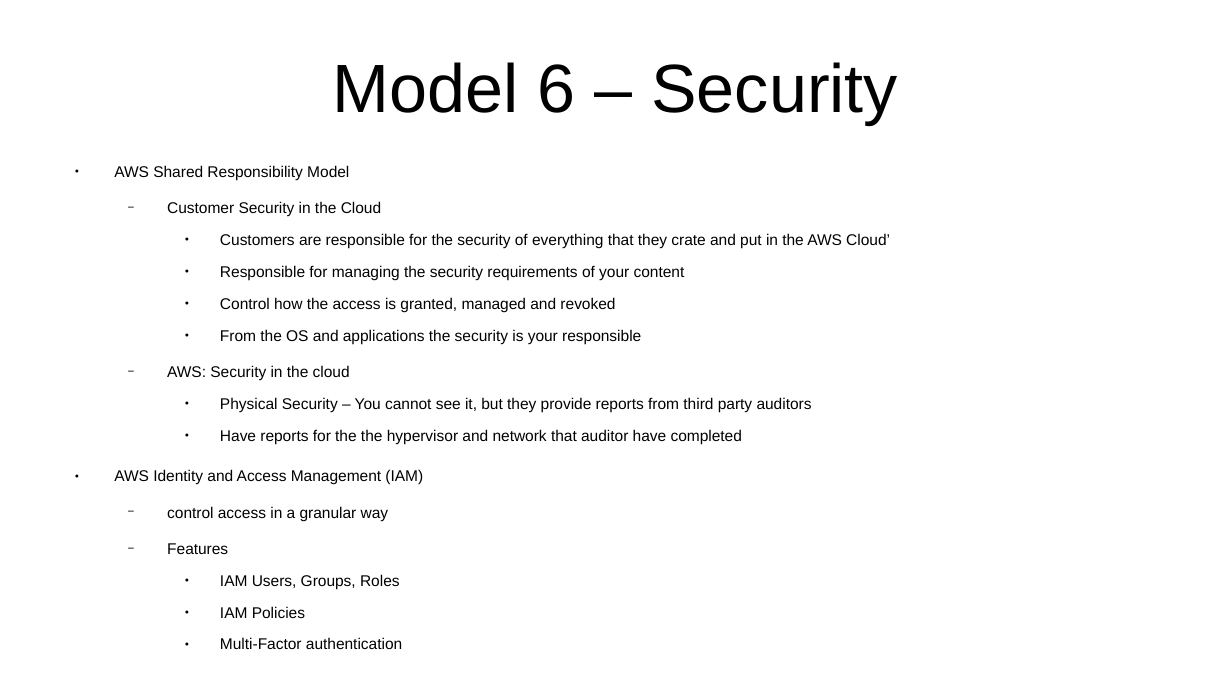
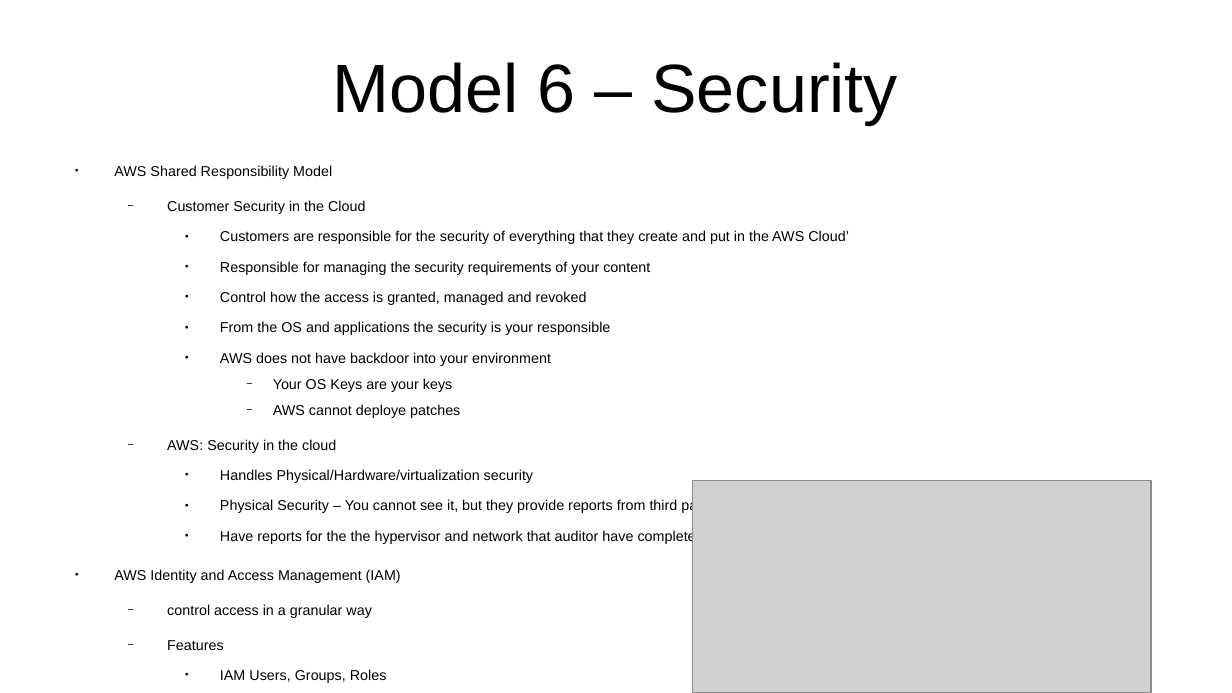
Before and after one commit to CharlesStockman/notesFromCourses, a slide deck: slide 49 of aws/cloud_practitioner/AWS.odp (slide 47 before the commit). Drawn at 1232x693 pixels with LibreOffice and Linux fonts; fonts in the diff are those of the drawing; grey boxes stand for pictures. Boxes give left, top, right and bottom in pixels: in the first picture for what was removed or moved away, otherwise in the second. Text is boxed around its words. In the diff, an @@ line names an element or a change of style, - is before the commit and + after.

```diff
--- a/aws/cloud_practitioner/AWS.odp
+++ b/aws/cloud_practitioner/AWS.odp
@@ text at box(114, 165, 713, 683): size 10 to 9.2 pt in "AWS Shared Responsibility Model", "Customer Security in the Cloud", "Responsible for managing the security requirements of ...", "Control how the access is granted, managed ..." and 10 more places @@
@@ text at box(220, 230, 849, 244): text changed; size 10 to 9.2 pt @@
-    ● Customers are responsible for the security of everything that they crate and put in the AWS Cloud’
+    ● Customers are responsible for the security of everything that they create and put in the AWS Cloud’
@@ text at box(220, 352, 551, 418): paragraphs added @@
+    ● AWS does not have backdoor into your environment
+      − Your OS Keys are your keys
+      − AWS cannot deploye patches
@@ text at box(220, 469, 533, 483): paragraph added @@
+    ● Handles Physical/Hardware/virtualization security
@@ picture added at box(693, 481, 1152, 693) @@
```
Also in this commit, not shown: 52 other slides changed, 5 slides added, 1 slide removed, 11 other files.
